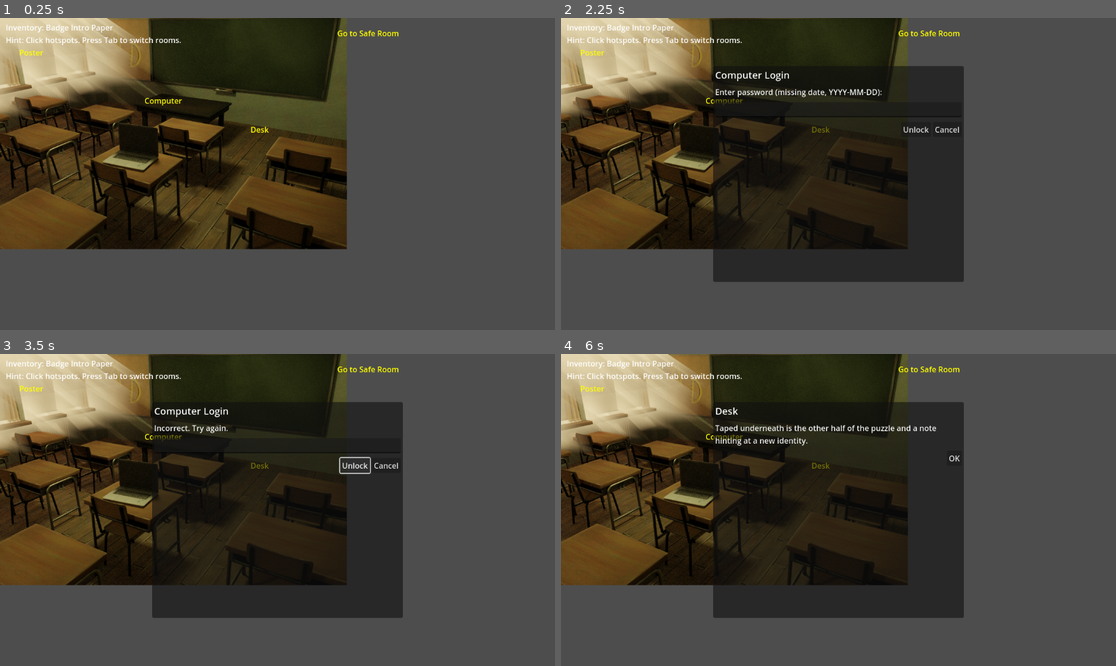
Above: before the commit, frames 1-4 (two rows, left to right).
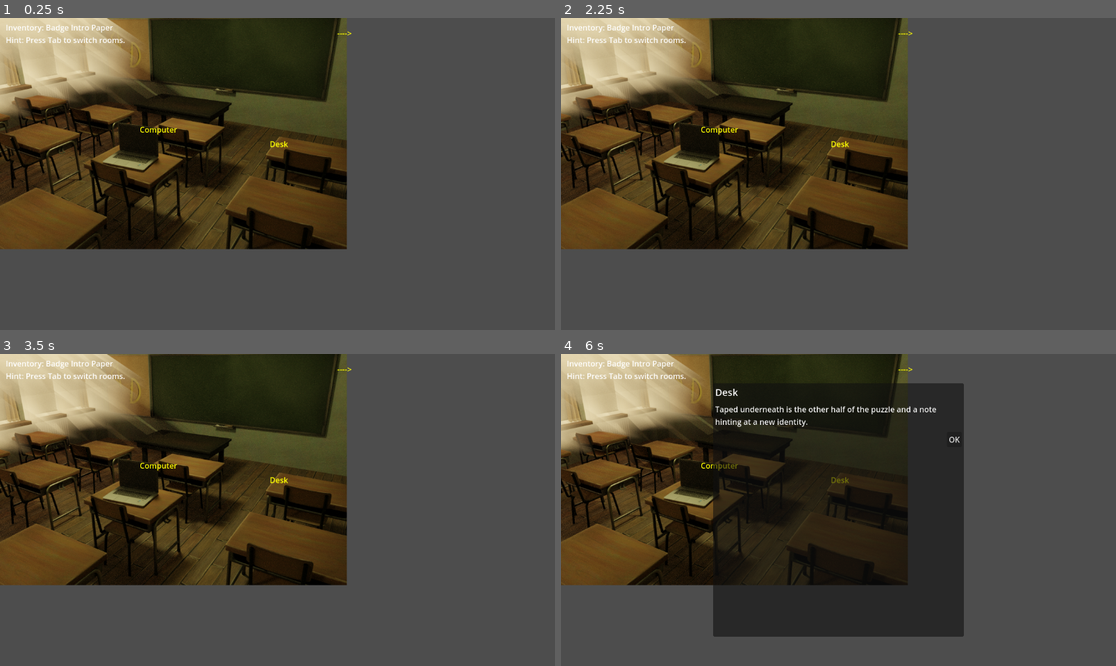
Above: after the commit, the same moments.

Repository: Harsh-Aaryan/game-jam
Game: Godot game, scene res://Main.tscn
Same seed, same stepped clock (60 frames per second), same inputs: the game is played once before the commit and once after it.
Inputs (mouse positions are in pixels of both pictures, inside the frame that each line leads up to):
- Up to frame 1 (0.25 s): no input
- Up to frame 2 (2.25 s): tap Enter at 0.5 s; move the mouse to (616, 71) at 0.52 s; click (616, 71) at 0.67 s; click (955, 120) at 1.25 s, where only the run before the commit has a clickable "OK"; tap Space at 2 s; move the mouse to (744, 117) at 2.02 s; click (744, 117) at 2.17 s
- Up to frame 3 (3.5 s): click (355, 466) at 2.75 s, where only the run before the commit has a clickable "Unlock"
- Up to frame 4 (6 s): click (916, 466) at 3.5 s, where only the run before the commit has a clickable "Unlock"; click (916, 466) at 4.25 s, where only the run before the commit has a clickable "Unlock"; click (949, 466) at 5 s, where only the run before the commit has a clickable "Cancel"; tap Enter at 5.75 s; move the mouse to (855, 485) at 5.77 s; click (855, 485) at 5.92 s

The runs differ from the first frame. In frame 1, 0.6% of the frame differs, in the area x 3-72%, y 4-42%; in frame 2, 22%, in the area x 3-73%, y 4-85%; in frame 3, 22%; in frame 4, 5.3%.

Commit message:
location fix

Diff:
--- a/new-game-project/Main.gd
+++ b/new-game-project/Main.gd
@@ -71,7 +71,7 @@
 	if GameState.puzzle_piece_a: lines.append("Piece A ")
 	if GameState.puzzle_piece_b: lines.append("Piece B ")
 	if GameState.has_key: lines.append("Key ")
-	lines.append("\nHint: Click hotspots. Press Tab to switch rooms.")
+	lines.append("\nHint: Press Tab to switch rooms.")
 	return "".join(lines)
 
 func _input(event: InputEvent) -> void:
@@ -119,17 +119,17 @@
 	_clear_hotspots()
 	match loc:
 		"location1":
-			_add_hotspot(Rect2(40, 60, 140, 100), "Poster", func(): _on_poster())
-			_add_hotspot(Rect2(300, 160, 160, 90), "Computer", func(): _on_computer())
-			_add_hotspot(Rect2(520, 220, 180, 100), "Desk", func(): _on_desk())
-			_add_hotspot(Rect2(700, 20, 120, 120), "Go to Safe Room", func(): _set_location("location2"))
+			_add_hotspot(Rect2(290, 220, 160, 90), "Computer", func(): _on_computer())
+			_add_hotspot(Rect2(560, 250, 130, 100), "Desk", func(): _on_desk())
+			_add_hotspot(Rect2(700, 20, 120, 120), "---->", func(): _set_location("location2"))
 		"location2":
-			_add_hotspot(Rect2(360, 120, 180, 180), "Safe", func(): _on_safe())
-			_add_hotspot(Rect2(40, 220, 140, 100), "Back to Class", func(): _set_location("location1"))
+			_add_hotspot(Rect2(500, 60, 140, 100), "Poster", func(): _on_poster())
+			_add_hotspot(Rect2(40, 170, 140, 100), "<----", func(): _set_location("location1"))
 			_add_hotspot(Rect2(680, 220, 140, 100), "Small Door", func(): _set_location("location3"))
 		"location3":
 			_add_hotspot(Rect2(320, 120, 200, 220), "Closet", func(): _on_closet())
-			_add_hotspot(Rect2(40, 220, 140, 100), "Back to Safe Room", func(): _set_location("location2"))
+			_add_hotspot(Rect2(120, 120, 180, 180), "Safe", func(): _on_safe())
+			_add_hotspot(Rect2(40, 220, 140, 100), "<----", func(): _set_location("location2"))
 		"computer_screen":
 			_add_hotspot(Rect2(40, 220, 140, 100), "Back", func(): _set_location("location1"))
 
@@ -256,7 +256,8 @@
 			empty_slot = pos
 			if _check_slide_puzzle_solved():
 				GameState.slide_puzzle_solved = true
-				_show_text_dialog("Puzzle Solved!", "You assembled the article.", "OK", func(): _set_location("computer_screen"))
+				GameState.puzzle_piece_a = true
+				_show_text_dialog("Puzzle Solved!", "You assembled a news article regarding Joe Miner.", "OK", func(): _set_location("computer_screen"))
 
 func _find_piece_position(piece: TextureRect) -> Vector2:
 	for row in range(3):
